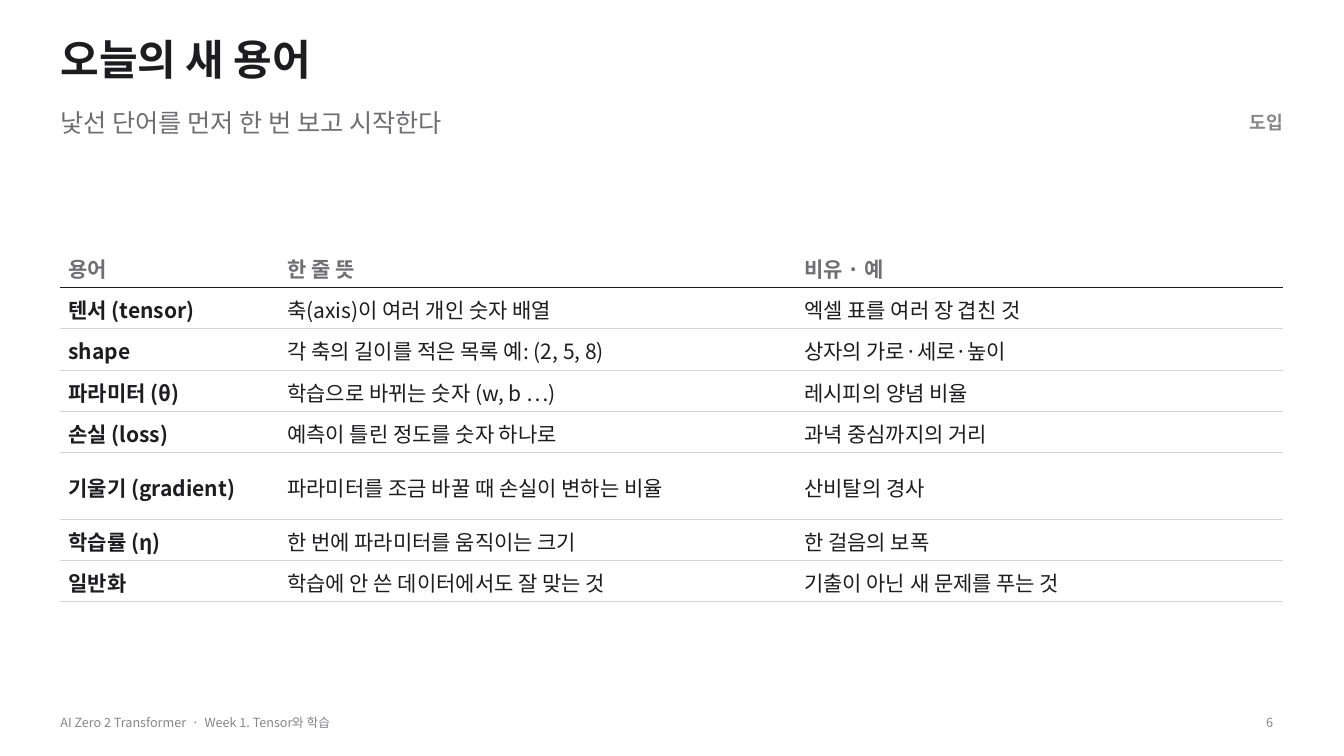
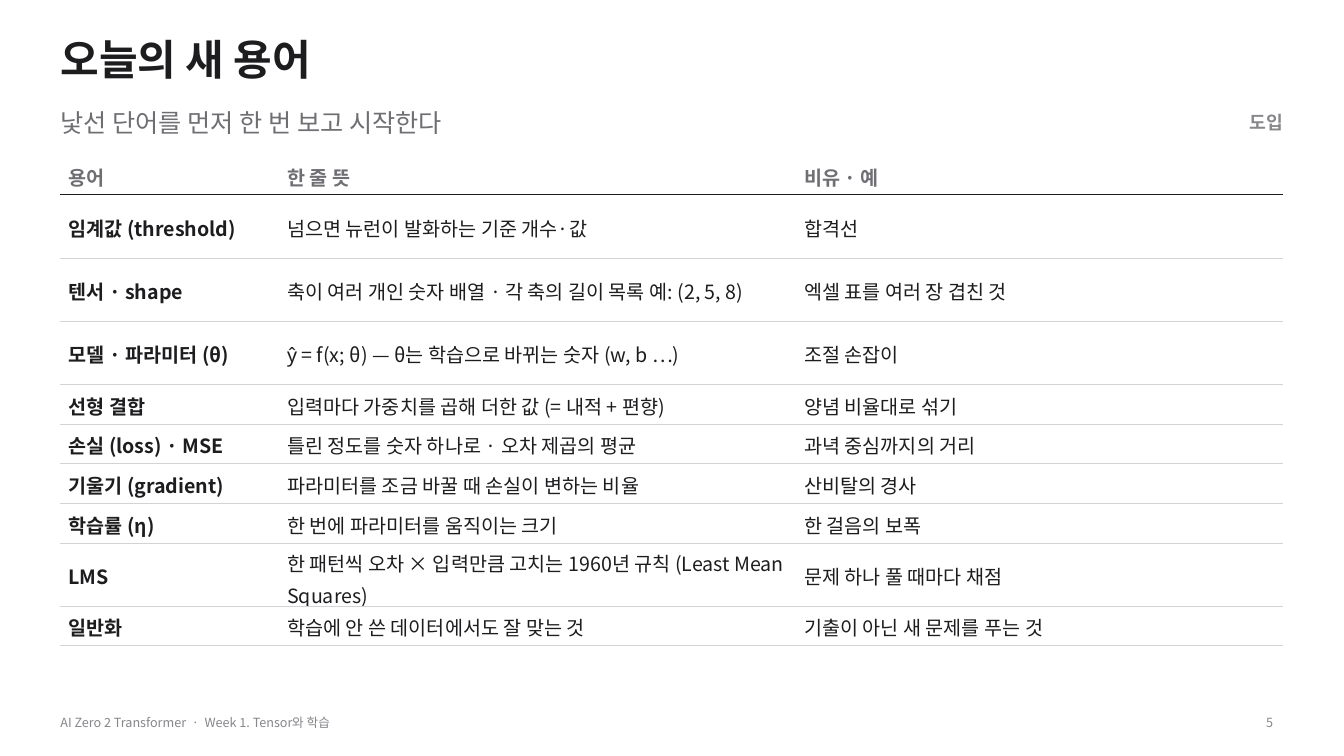
Before and after one commit to myunhh/AI-Zero-2-Transformers, a slide deck: slide 5 of lectures/week01_tensor_and_learning.pptx (slide 6 before the commit). Drawn at 1344x756 pixels with LibreOffice and Linux fonts; fonts in the diff are those of the drawing. Boxes give left, top, right and bottom in pixels: in the first picture for what was removed or moved away, otherwise in the second. Text is boxed around its words. In the diff, an @@ line names an element or a change of style, - is before the commit and + after.

```diff
--- a/lectures/week01_tensor_and_learning.pptx
+++ b/lectures/week01_tensor_and_learning.pptx
@@ table at (x1=60, y1=155, x2=1284, y2=646) @@
-row 2: 텐서 (tensor) | 축(axis)이 여러 개인 숫자 배열 | 엑셀 표를 여러 장 겹친 것
-row 3: shape | 각 축의 길이를 적은 목록 예: (2, 5, 8) | 상자의 가로·세로·높이
-row 4: 파라미터 (θ) | 학습으로 바뀌는 숫자 (w, b …) | 레시피의 양념 비율
-row 5: 손실 (loss) | 예측이 틀린 정도를 숫자 하나로 | 과녁 중심까지의 거리
+row 2: 임계값 (threshold) | 넘으면 뉴런이 발화하는 기준 개수·값 | 합격선
+row 3: 텐서 · shape | 축이 여러 개인 숫자 배열 · 각 축의 길이 목록 예: (2, 5, 8) | 엑셀 표를 여러 장 겹친 것
+row 4: 모델 · 파라미터 (θ) | ŷ = f(x; θ) — θ는 학습으로 바뀌는 숫자 (w, b …) | 조절 손잡이
+row 5: 선형 결합 | 입력마다 가중치를 곱해 더한 값 (= 내적 + 편향) | 양념 비율대로 섞기
+row 6: 손실 (loss) · MSE | 틀린 정도를 숫자 하나로 · 오차 제곱의 평균 | 과녁 중심까지의 거리
+row 9: LMS | 한 패턴씩 오차 × 입력만큼 고치는 1960년 규칙 (Least Mean Squares) | 문제 하나 풀 때마다 채점
@@ table resized from (x1=60, y1=246, x2=1284, y2=602) to (x1=60, y1=155, x2=1284, y2=646) @@
@@ page number at (x1=1266, y1=718, x2=1273, y2=727): text changed @@
-6
+5
```
Also in this commit, not shown: 28 other slides changed, 25 slides added, 10 slides removed, 3 other files.
